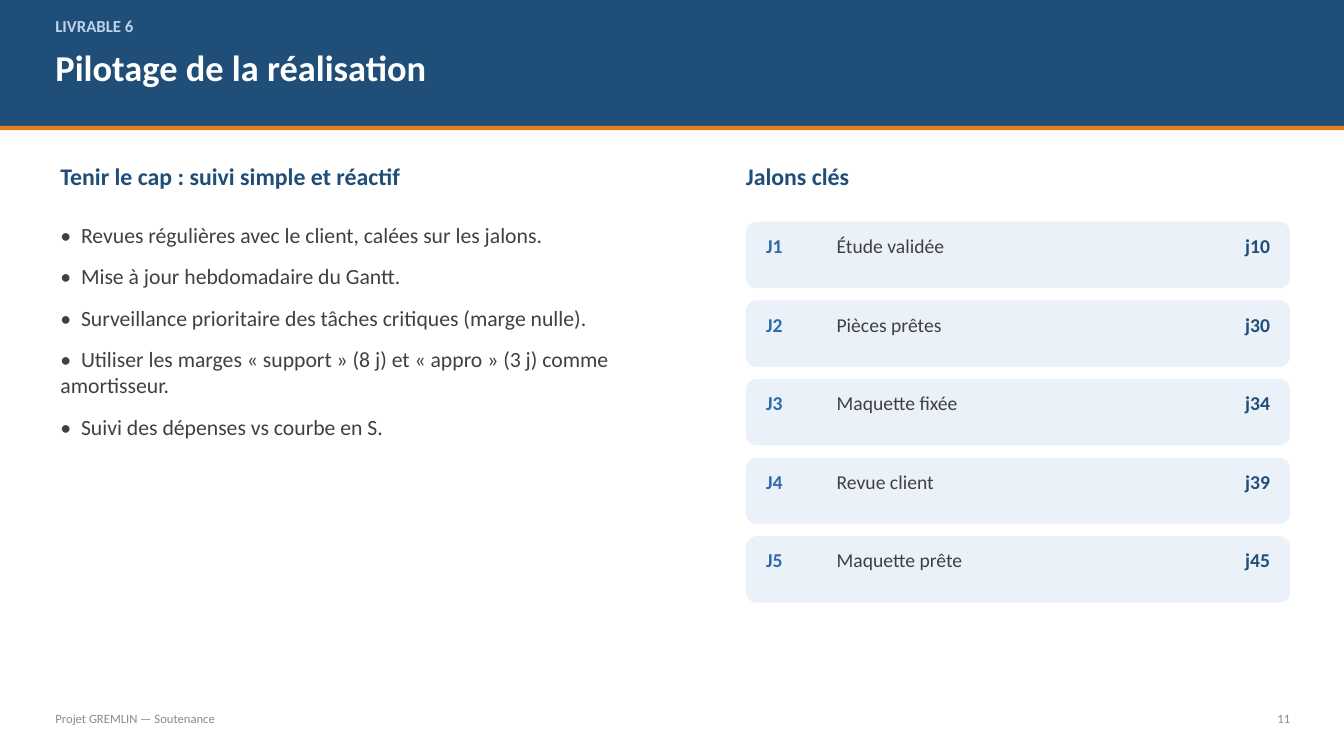
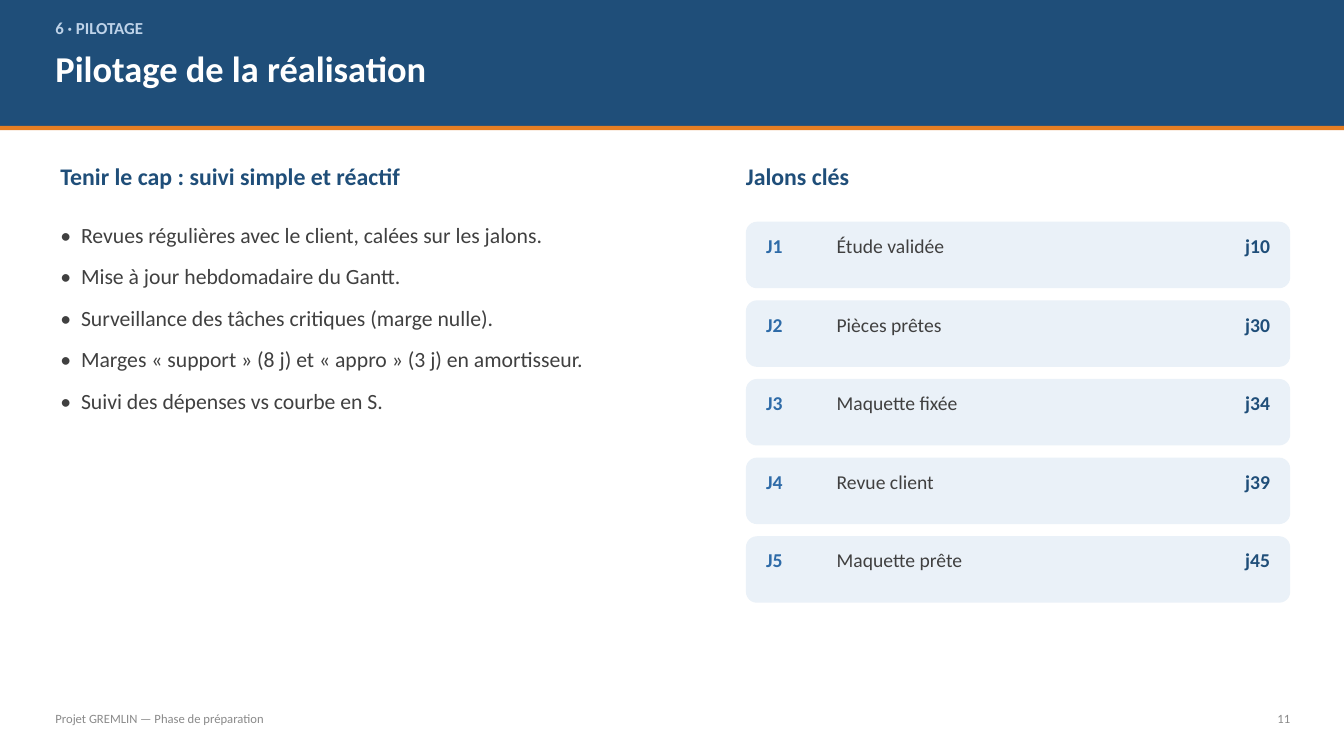
Before and after one commit to guigzT42/licence, a slide deck: slide 12 of Projet_GREMLIN_Presentation.pptx (slide 11 before the commit). Drawn at 1344x756 pixels with LibreOffice and Linux fonts; fonts in the diff are those of the drawing. Boxes give left, top, right and bottom in pixels: in the first picture for what was removed or moved away, otherwise in the second. Text is boxed around its words. In the diff, an @@ line names an element or a change of style, - is before the commit and + after.

```diff
--- a/Projet_GREMLIN_Presentation.pptx
+++ b/Projet_GREMLIN_Presentation.pptx
@@ text at bbox=[55, 22, 143, 34]: text changed @@
-LIVRABLE 6
+6 · PILOTAGE
@@ text at bbox=[81, 310, 583, 371]: text changed @@
-• Surveillance prioritaire des tâches critiques (marge nulle).
-• Utiliser les marges « support » (8 j) et « appro » (3 j) comme amortisseur.
+• Surveillance des tâches critiques (marge nulle).
+• Marges « support » (8 j) et « appro » (3 j) en amortisseur.
@@ text at bbox=[55, 714, 263, 725]: text changed @@
-Projet GREMLIN — Soutenance
+Projet GREMLIN — Phase de préparation
```
Also in this commit, not shown: 11 other slides changed, 1 slide added, 1 other file.
